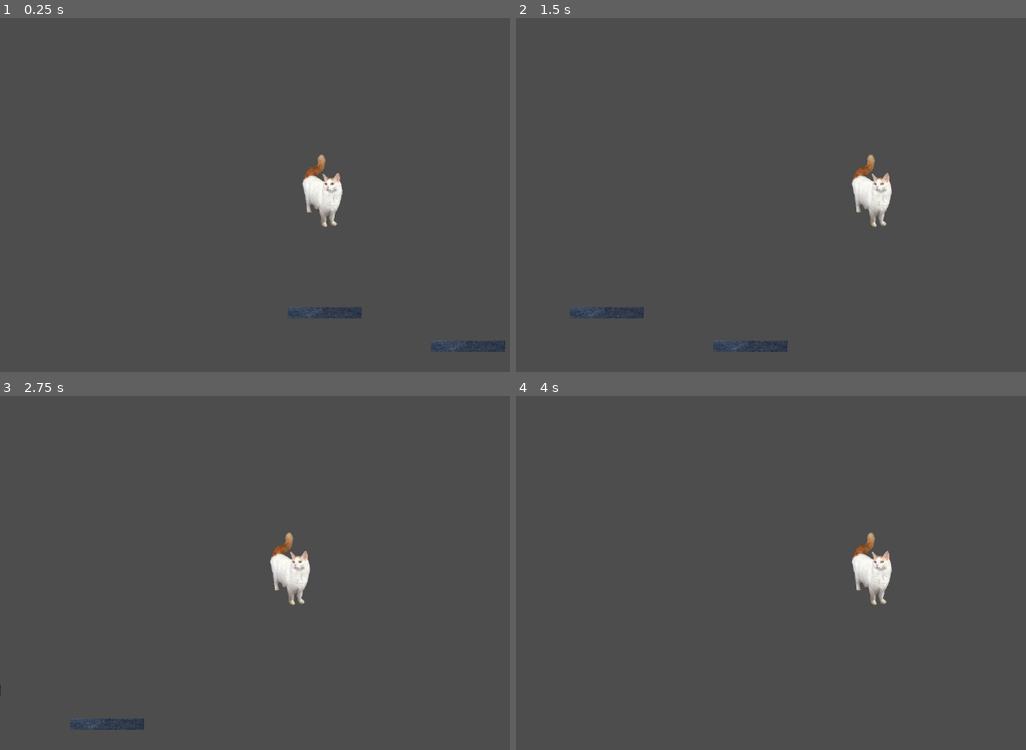
Above: before the commit, frames 1-4 (two rows, left to right).
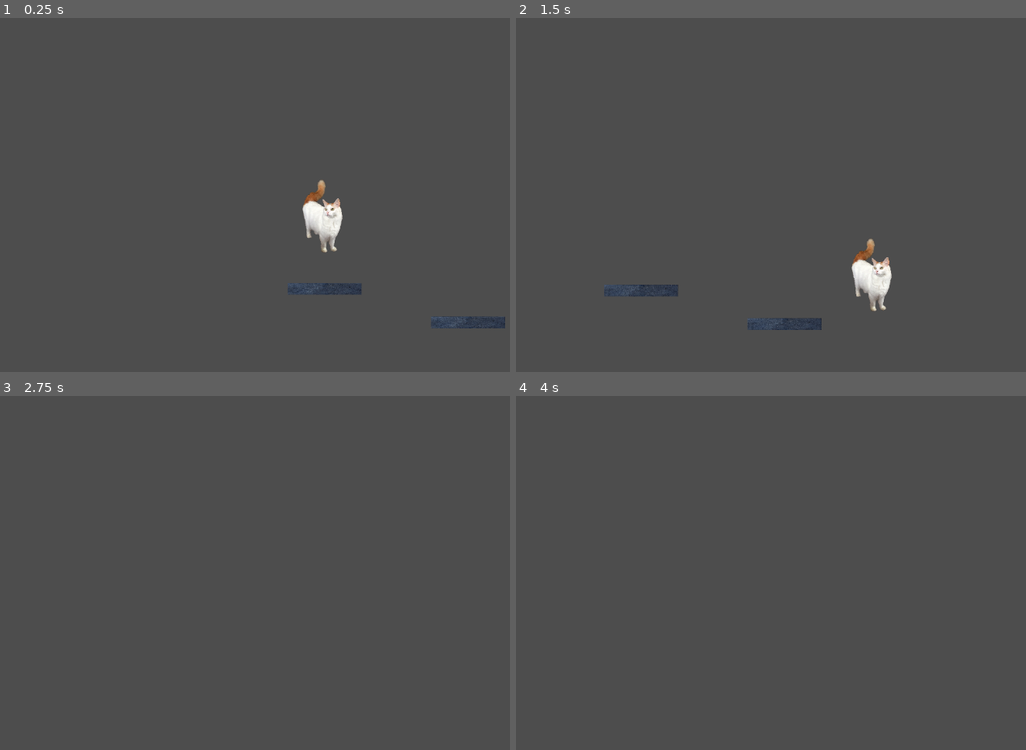
Above: after the commit, the same moments.

Repository: 24106/chef-cat
Game: Godot game, scene res://scenes/level_1.tscn
Same seed, same stepped clock (60 frames per second), same inputs: the game is played once before the commit and once after it.
Inputs:
- Up to frame 1 (0.25 s): no input
- Up to frame 2 (1.5 s): hold Right (ui_right) from 0.53 s (still down); tap Up (ui_up) at 0.6, 0.77, 1.07, 1.35 s
- Up to frame 3 (2.75 s): tap Up (ui_up) at 1.52, 1.82, 2.1 s; release Right (ui_right) at 2.03 s; hold Left (ui_left) from 2.03 s (still down)
- Up to frame 4 (4 s): release Left (ui_left) at 2.78 s; hold Right (ui_right) from 2.78 s (still down); tap Up (ui_up) at 2.85, 3.02, 3.32, 3.6, 3.77 s

The runs differ from the first frame. In frame 1, 2.5% of the frame differs, in the area x 56-100%, y 38-95%; in frame 2, 2.9%, in the area x 10-74%, y 38-95%; in frame 3, 1.2%; in frame 4, 0.9%.

Commit message:
player able to jump and double jump

Diff:
--- a/scripts/player.gd
+++ b/scripts/player.gd
@@ -7,6 +7,9 @@
 const friction = 70
 
 const gravity = 120
+
+const max_jumps = 2
+var current_jumps = 1
 
 func _physics_process(delta: float) -> void:
 	var input_direction: Vector2 = input()
@@ -18,6 +21,7 @@
 		add_friction()
 		#play idle animation
 	player_movement()
+	jump()
 
 func input() -> Vector2:
 	var input_direction = Vector2.ZERO
@@ -34,3 +38,14 @@
 
 func player_movement():
 	move_and_slide()
+
+func jump():
+	if Input.is_action_just_pressed("ui_up"):
+		if current_jumps < max_jumps:
+			velocity.y = jump_power
+			current_jumps += 1
+	else:
+		velocity.y += gravity
+
+	if is_on_floor():
+		current_jumps = 1
